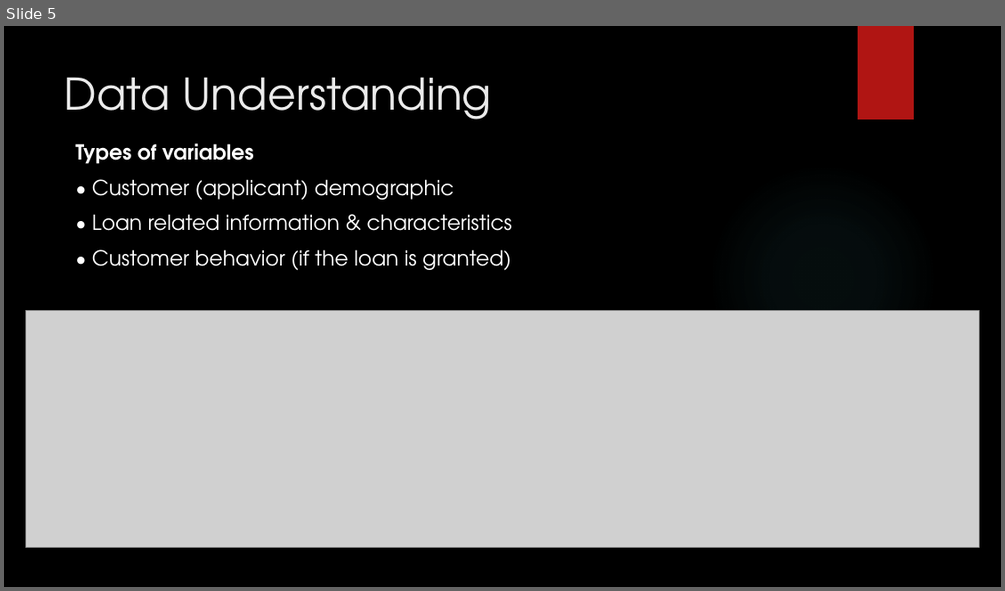
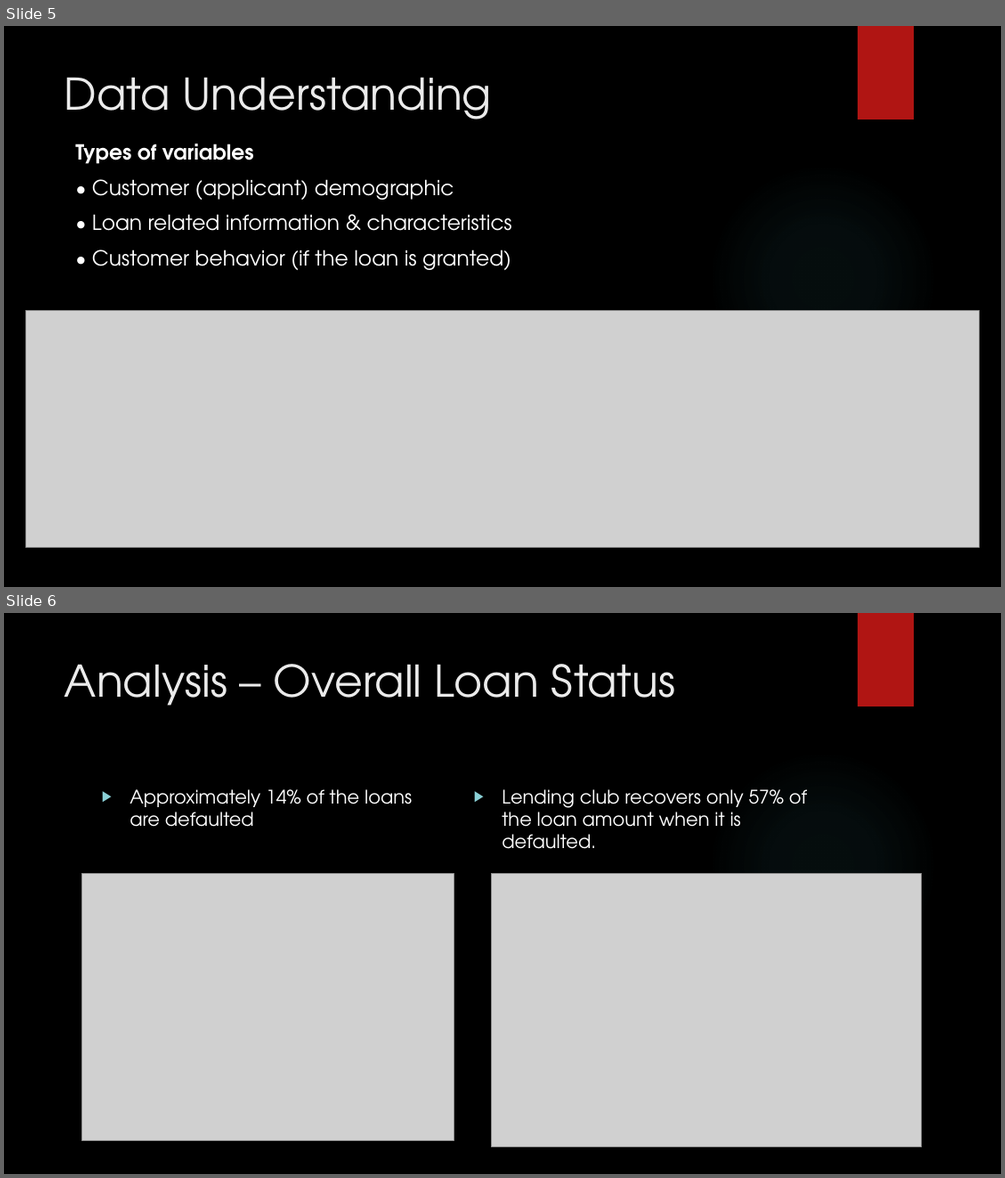
Before and after one commit to subhabrata-ghosh-1988/lending_club_case_study, a slide deck: Subhabrata_Ghosh_Lending_Club_Case_Study.pptx. Shown one above the other, each under a label of ours: slide 5 before the commit, slides 5 and 6 after it. The pictures are 1005x591 and 1005x1178 pixels, drawn with LibreOffice and Linux fonts; fonts in the diff are those of the drawing; grey boxes stand for pictures; background and template pictures are left out. Boxes give left, top, right and bottom in pixels: in the first picture for what was removed or moved away, otherwise in the second. Text is boxed around its words. In the diff, an @@ line names an element or a change of style, - is before the commit and + after.

```diff
--- a/Subhabrata_Ghosh_Lending_Club_Case_Study.pptx
+++ b/Subhabrata_Ghosh_Lending_Club_Case_Study.pptx
@@ slide 6 added at [4, 613, 1001, 1174], background picture (left out); not listed: 2 template elements that a slide beside it also shows @@
@@ title added at [65, 664, 675, 706], 42 pt, text #EBEBEB @@
+Analysis – Overall Loan Status
@@ text added at [129, 789, 412, 827], 18 pt, text #FFFFFF @@
+▶ Approximately 14% of the loans are defaulted
@@ text added at [502, 789, 807, 849], 18 pt, text #FFFFFF @@
+▶ Lending club recovers only 57% of the loan amount when it is defaulted.
@@ picture added at [81, 873, 454, 1140] @@
@@ picture added at [492, 873, 922, 1147] @@
```
Also in this commit, not shown: 18 other slides added, 2 other files.
